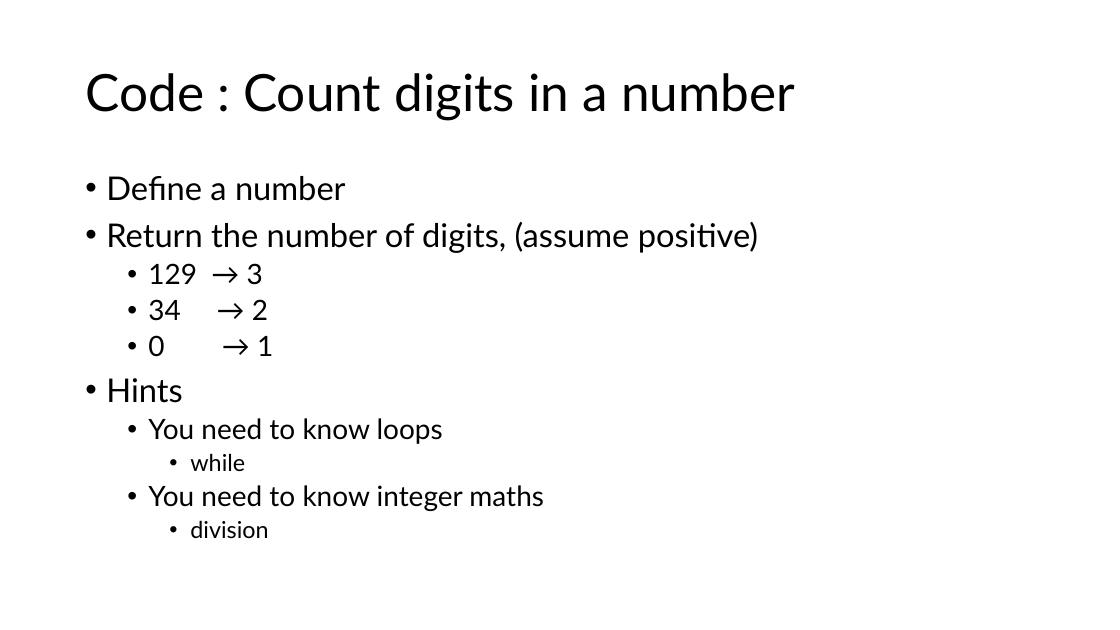
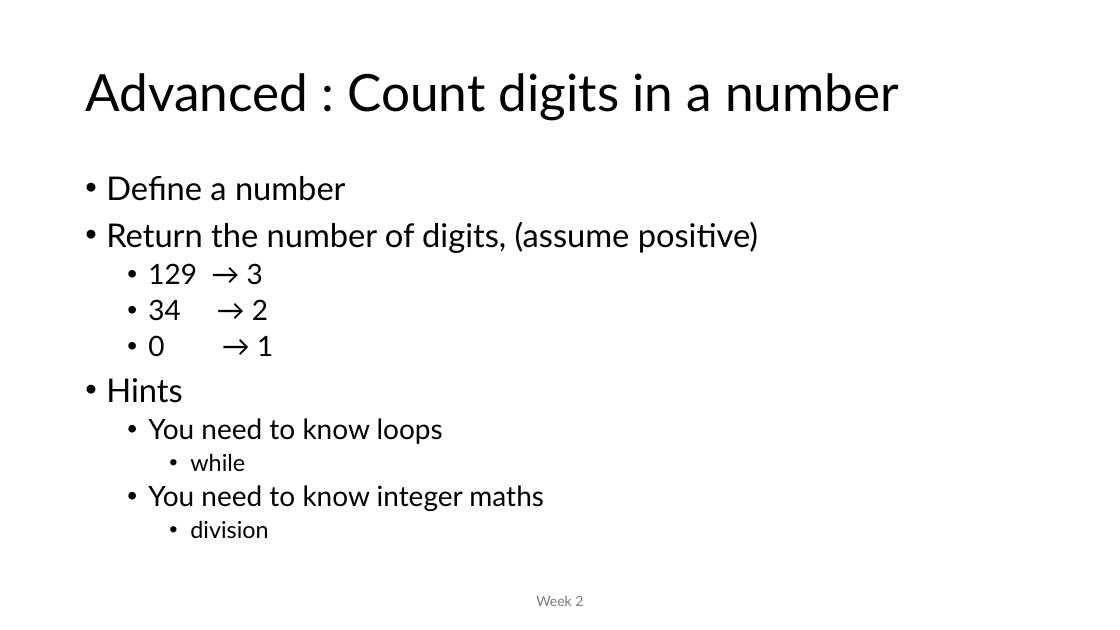
Before and after one commit to MoklaEducation/ems_fall_2025_cpp101, a slide deck: slide 17 of all/Intro to Programming_all.pptx. Drawn at 1120x630 pixels with LibreOffice and Linux fonts; fonts in the diff are those of the drawing. Boxes give left, top, right and bottom in pixels: in the first picture for what was removed or moved away, otherwise in the second. Text is boxed around its words. In the diff, an @@ line names an element or a change of style, - is before the commit and + after.

```diff
--- a/all/Intro to Programming_all.pptx
+++ b/all/Intro to Programming_all.pptx
@@ title at (85, 73, 899, 120): text changed @@
-Code : Count digits in a number
+Advanced : Count digits in a number
@@ text added at (536, 596, 583, 606), 12 pt, text #797979 @@
+Week 2
```
Also in this commit, not shown: 16 other slides changed, 10 slides added, 2 other files.
